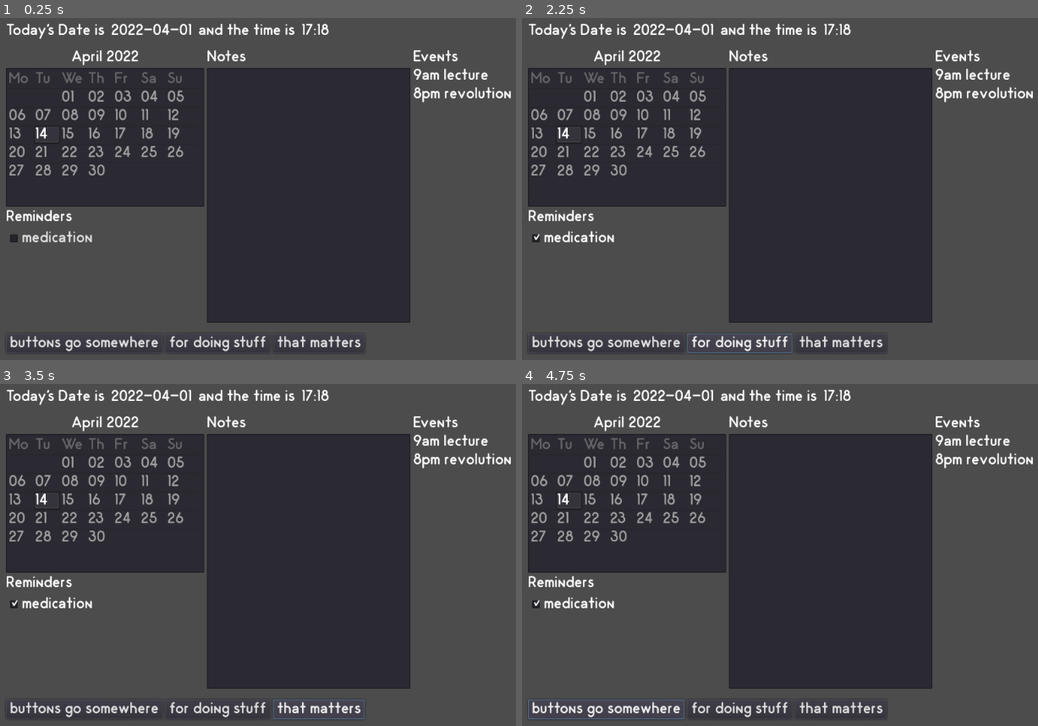
Above: before the commit, frames 1-4 (two rows, left to right).
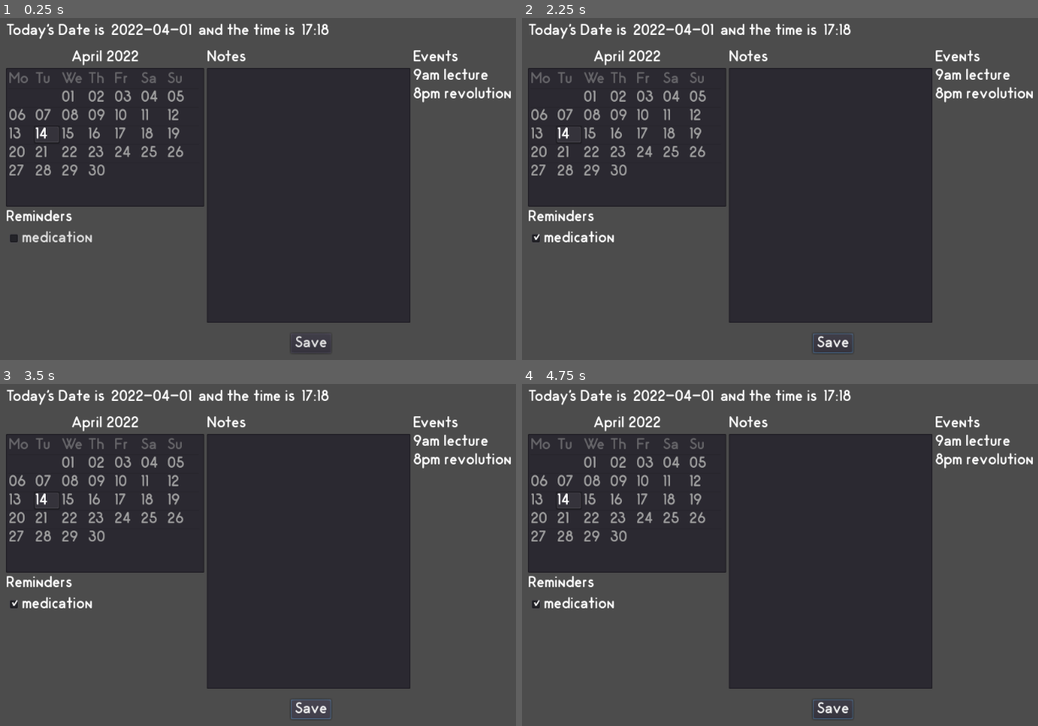
Above: after the commit, the same moments.

Repository: k4gi/planner
Game: Godot game, scene res://Frontpage.tscn
The game is run twice, just before and just after one commit, with the same random seed, the same clock (stepped at 60 frames per second) and the same inputs.
Inputs (mouse positions are in pixels of both pictures, inside the frame that each line leads up to):
- Up to frame 1 (0.25 s): no input
- Up to frame 2 (2.25 s): click "medication" at 0.5 s; click (831, 342) at 1.25 s, where only the run after the commit has a clickable "Save"; click (738, 342) at 2 s, where only the run before the commit has a clickable "for doing stuff"
- Up to frame 3 (3.5 s): click (319, 708) at 2.75 s, where only the run before the commit has a clickable "that matters"
- Up to frame 4 (4.75 s): click (604, 708) at 3.5 s, where only the run before the commit has a clickable "buttons go somewhere"; click (604, 708) at 4.25 s, where only the run before the commit has a clickable "buttons go somewhere"

The runs differ from the first frame. In frame 1, 1.1% of the frame differs, in the area x 1-70%, y 92-98%; in frame 2, 1.2%; in frame 3, 1.1%; in frame 4, 1.2%, in the area x 1-70%, y 92-99%.

Commit message:
organising ui nodes

Diff:
--- a/Frontpage.gd
+++ b/Frontpage.gd
@@ -2,7 +2,7 @@
 
 
 onready var JsonIO = $JsonIO
-onready var Calendar = $MarginContainer/VBoxContainer/HBoxContainer3/VBoxContainer2/Calendar
+onready var Calendar = $Margin/VBox/HBoxBody/VBoxLeft/Calendar
 
 
 var selected_year = 2022
--- a/Frontpage.tscn
+++ b/Frontpage.tscn
@@ -12,7 +12,7 @@
 
 [node name="JsonIO" parent="." instance=ExtResource( 3 )]
 
-[node name="MarginContainer" type="MarginContainer" parent="."]
+[node name="Margin" type="MarginContainer" parent="."]
 anchor_right = 1.0
 anchor_bottom = 1.0
 margin_left = 50.0
@@ -20,61 +20,61 @@
 margin_right = -50.0
 margin_bottom = -50.0
 
-[node name="VBoxContainer" type="VBoxContainer" parent="MarginContainer"]
+[node name="VBox" type="VBoxContainer" parent="Margin"]
 margin_right = 924.0
 margin_bottom = 500.0
 custom_constants/separation = 16
 
-[node name="HBoxContainer" type="HBoxContainer" parent="MarginContainer/VBoxContainer"]
-margin_right = 924.0
-margin_bottom = 24.0
-
-[node name="Label" type="Label" parent="MarginContainer/VBoxContainer/HBoxContainer"]
+[node name="HBoxHeader" type="HBoxContainer" parent="Margin/VBox"]
+margin_right = 924.0
+margin_bottom = 24.0
+
+[node name="Label" type="Label" parent="Margin/VBox/HBoxHeader"]
 margin_right = 155.0
 margin_bottom = 24.0
 text = "Today's Date is "
 
-[node name="Label2" type="Label" parent="MarginContainer/VBoxContainer/HBoxContainer"]
+[node name="Label2" type="Label" parent="Margin/VBox/HBoxHeader"]
 margin_left = 159.0
 margin_right = 281.0
 margin_bottom = 24.0
 text = "2022-04-01"
 
-[node name="Label3" type="Label" parent="MarginContainer/VBoxContainer/HBoxContainer"]
+[node name="Label3" type="Label" parent="Margin/VBox/HBoxHeader"]
 margin_left = 285.0
 margin_right = 443.0
 margin_bottom = 24.0
 text = " and the time is "
 
-[node name="Label4" type="Label" parent="MarginContainer/VBoxContainer/HBoxContainer"]
+[node name="Label4" type="Label" parent="Margin/VBox/HBoxHeader"]
 margin_left = 447.0
 margin_right = 489.0
 margin_bottom = 24.0
 text = "17:18"
 
-[node name="HBoxContainer2" type="HBoxContainer" parent="MarginContainer/VBoxContainer"]
+[node name="HBoxContainer2" type="HBoxContainer" parent="Margin/VBox"]
 visible = false
 margin_top = 40.0
 margin_right = 924.0
 margin_bottom = 92.0
 
-[node name="Spacer" type="Control" parent="MarginContainer/VBoxContainer/HBoxContainer2"]
+[node name="Spacer" type="Control" parent="Margin/VBox/HBoxContainer2"]
 margin_right = 64.0
 margin_bottom = 52.0
 rect_min_size = Vector2( 64, 0 )
 
-[node name="VBoxContainer" type="VBoxContainer" parent="MarginContainer/VBoxContainer/HBoxContainer2"]
+[node name="VBoxContainer" type="VBoxContainer" parent="Margin/VBox/HBoxContainer2"]
 margin_left = 68.0
 margin_right = 924.0
 margin_bottom = 52.0
 
-[node name="Label" type="Label" parent="MarginContainer/VBoxContainer/HBoxContainer2/VBoxContainer"]
+[node name="Label" type="Label" parent="Margin/VBox/HBoxContainer2/VBoxContainer"]
 margin_right = 856.0
 margin_bottom = 24.0
 rect_pivot_offset = Vector2( 256, 49 )
 text = "However difficult life may seem, there is always something you can do and succeed at."
 
-[node name="Label2" type="Label" parent="MarginContainer/VBoxContainer/HBoxContainer2/VBoxContainer"]
+[node name="Label2" type="Label" parent="Margin/VBox/HBoxContainer2/VBoxContainer"]
 margin_top = 28.0
 margin_right = 856.0
 margin_bottom = 52.0
@@ -82,23 +82,23 @@
 text = "-Stephen Hawking"
 align = 2
 
-[node name="HBoxContainer3" type="HBoxContainer" parent="MarginContainer/VBoxContainer"]
+[node name="HBoxBody" type="HBoxContainer" parent="Margin/VBox"]
 margin_top = 40.0
 margin_right = 924.0
 margin_bottom = 454.0
 size_flags_vertical = 3
 
-[node name="VBoxContainer2" type="VBoxContainer" parent="MarginContainer/VBoxContainer/HBoxContainer3"]
-margin_right = 300.0
-margin_bottom = 414.0
-
-[node name="Label" type="Label" parent="MarginContainer/VBoxContainer/HBoxContainer3/VBoxContainer2"]
+[node name="VBoxLeft" type="VBoxContainer" parent="Margin/VBox/HBoxBody"]
+margin_right = 300.0
+margin_bottom = 414.0
+
+[node name="Label" type="Label" parent="Margin/VBox/HBoxBody/VBoxLeft"]
 margin_right = 300.0
 margin_bottom = 24.0
 text = "April 2022"
 align = 1
 
-[node name="Calendar" type="ItemList" parent="MarginContainer/VBoxContainer/HBoxContainer3/VBoxContainer2"]
+[node name="Calendar" type="ItemList" parent="Margin/VBox/HBoxBody/VBoxLeft"]
 margin_top = 28.0
 margin_right = 300.0
 margin_bottom = 238.0
@@ -108,116 +108,107 @@
 same_column_width = true
 fixed_column_width = 36
 
-[node name="ScrollContainer" type="ScrollContainer" parent="MarginContainer/VBoxContainer/HBoxContainer3/VBoxContainer2"]
+[node name="Label2" type="Label" parent="Margin/VBox/HBoxBody/VBoxLeft"]
 margin_top = 242.0
 margin_right = 300.0
-margin_bottom = 414.0
-size_flags_vertical = 3
-
-[node name="VBoxContainer" type="VBoxContainer" parent="MarginContainer/VBoxContainer/HBoxContainer3/VBoxContainer2/ScrollContainer"]
+margin_bottom = 266.0
+text = "Reminders"
+
+[node name="Scroll" type="ScrollContainer" parent="Margin/VBox/HBoxBody/VBoxLeft"]
+margin_top = 270.0
+margin_right = 300.0
+margin_bottom = 414.0
+size_flags_vertical = 3
+
+[node name="VBoxReminders" type="VBoxContainer" parent="Margin/VBox/HBoxBody/VBoxLeft/Scroll"]
 margin_right = 135.0
-margin_bottom = 60.0
-
-[node name="Label" type="Label" parent="MarginContainer/VBoxContainer/HBoxContainer3/VBoxContainer2/ScrollContainer/VBoxContainer"]
+margin_bottom = 32.0
+
+[node name="CheckBox" type="CheckBox" parent="Margin/VBox/HBoxBody/VBoxLeft/Scroll/VBoxReminders"]
 margin_right = 135.0
-margin_bottom = 24.0
-text = "Reminders"
-
-[node name="CheckBox" type="CheckBox" parent="MarginContainer/VBoxContainer/HBoxContainer3/VBoxContainer2/ScrollContainer/VBoxContainer"]
-margin_top = 28.0
-margin_right = 135.0
-margin_bottom = 60.0
+margin_bottom = 32.0
 text = "medication"
 
-[node name="VBoxContainer" type="VBoxContainer" parent="MarginContainer/VBoxContainer/HBoxContainer3"]
+[node name="VBoxCentre" type="VBoxContainer" parent="Margin/VBox/HBoxBody"]
 margin_left = 304.0
 margin_right = 612.0
 margin_bottom = 414.0
 size_flags_horizontal = 3
 
-[node name="Label" type="Label" parent="MarginContainer/VBoxContainer/HBoxContainer3/VBoxContainer"]
+[node name="Label" type="Label" parent="Margin/VBox/HBoxBody/VBoxCentre"]
 margin_right = 308.0
 margin_bottom = 24.0
 text = "Notes"
 
-[node name="Label2" type="Label" parent="MarginContainer/VBoxContainer/HBoxContainer3/VBoxContainer"]
+[node name="Label2" type="Label" parent="Margin/VBox/HBoxBody/VBoxCentre"]
+visible = false
+margin_top = 28.0
+margin_right = 342.0
+margin_bottom = 52.0
+text = "What appointments do you have?"
+
+[node name="Label3" type="Label" parent="Margin/VBox/HBoxBody/VBoxCentre"]
 visible = false
 margin_right = 502.0
 margin_bottom = 24.0
-text = "What appointments do you have?"
-
-[node name="Label3" type="Label" parent="MarginContainer/VBoxContainer/HBoxContainer3/VBoxContainer"]
+text = "Chores that need doing?"
+
+[node name="Label4" type="Label" parent="Margin/VBox/HBoxBody/VBoxCentre"]
 visible = false
 margin_right = 502.0
 margin_bottom = 24.0
-text = "Chores that need doing?"
-
-[node name="Label4" type="Label" parent="MarginContainer/VBoxContainer/HBoxContainer3/VBoxContainer"]
-visible = false
-margin_right = 502.0
-margin_bottom = 24.0
 text = "What's the current dev project? How's that going?"
 
-[node name="TextEdit" type="TextEdit" parent="MarginContainer/VBoxContainer/HBoxContainer3/VBoxContainer"]
-margin_top = 28.0
-margin_right = 308.0
-margin_bottom = 414.0
-size_flags_vertical = 3
-
-[node name="VBoxContainer3" type="VBoxContainer" parent="MarginContainer/VBoxContainer/HBoxContainer3"]
+[node name="TextEdit" type="TextEdit" parent="Margin/VBox/HBoxBody/VBoxCentre"]
+margin_top = 28.0
+margin_right = 308.0
+margin_bottom = 414.0
+size_flags_vertical = 3
+
+[node name="VBoxRight" type="VBoxContainer" parent="Margin/VBox/HBoxBody"]
 margin_left = 616.0
 margin_right = 924.0
 margin_bottom = 414.0
 rect_min_size = Vector2( 200, 0 )
 size_flags_horizontal = 3
 
-[node name="Label" type="Label" parent="MarginContainer/VBoxContainer/HBoxContainer3/VBoxContainer3"]
+[node name="Label" type="Label" parent="Margin/VBox/HBoxBody/VBoxRight"]
 margin_right = 308.0
 margin_bottom = 24.0
 text = "Events"
 
-[node name="ScrollContainer" type="ScrollContainer" parent="MarginContainer/VBoxContainer/HBoxContainer3/VBoxContainer3"]
+[node name="Scroll" type="ScrollContainer" parent="Margin/VBox/HBoxBody/VBoxRight"]
 margin_top = 28.0
 margin_right = 308.0
 margin_bottom = 414.0
 size_flags_horizontal = 3
 size_flags_vertical = 3
 
-[node name="VBoxContainer" type="VBoxContainer" parent="MarginContainer/VBoxContainer/HBoxContainer3/VBoxContainer3/ScrollContainer"]
+[node name="VBoxEvents" type="VBoxContainer" parent="Margin/VBox/HBoxBody/VBoxRight/Scroll"]
 margin_right = 149.0
 margin_bottom = 52.0
 
-[node name="Label2" type="Label" parent="MarginContainer/VBoxContainer/HBoxContainer3/VBoxContainer3/ScrollContainer/VBoxContainer"]
+[node name="Label2" type="Label" parent="Margin/VBox/HBoxBody/VBoxRight/Scroll/VBoxEvents"]
 margin_right = 149.0
 margin_bottom = 24.0
 text = "9am lecture"
 
-[node name="Label3" type="Label" parent="MarginContainer/VBoxContainer/HBoxContainer3/VBoxContainer3/ScrollContainer/VBoxContainer"]
+[node name="Label3" type="Label" parent="Margin/VBox/HBoxBody/VBoxRight/Scroll/VBoxEvents"]
 margin_top = 28.0
 margin_right = 149.0
 margin_bottom = 52.0
 text = "8pm revolution"
 
-[node name="HBoxContainer4" type="HBoxContainer" parent="MarginContainer/VBoxContainer"]
+[node name="HBoxFooter" type="HBoxContainer" parent="Margin/VBox"]
 margin_top = 470.0
 margin_right = 924.0
 margin_bottom = 500.0
 
-[node name="Button" type="Button" parent="MarginContainer/VBoxContainer/HBoxContainer4"]
-margin_right = 237.0
+[node name="ButtonSave" type="Button" parent="Margin/VBox/HBoxFooter"]
+margin_left = 431.0
+margin_right = 492.0
 margin_bottom = 30.0
-text = "buttons go somewhere"
-
-[node name="Button2" type="Button" parent="MarginContainer/VBoxContainer/HBoxContainer4"]
-margin_left = 241.0
-margin_right = 400.0
-margin_bottom = 30.0
-text = "for doing stuff"
-
-[node name="Button3" type="Button" parent="MarginContainer/VBoxContainer/HBoxContainer4"]
-margin_left = 404.0
-margin_right = 543.0
-margin_bottom = 30.0
-text = "that matters"
-
-[connection signal="item_selected" from="MarginContainer/VBoxContainer/HBoxContainer3/VBoxContainer2/Calendar" to="." method="_on_Calendar_item_selected"]
+size_flags_horizontal = 6
+text = "Save"
+
+[connection signal="item_selected" from="Margin/VBox/HBoxBody/VBoxLeft/Calendar" to="." method="_on_Calendar_item_selected"]
--- a/jsonio/JsonIO.tscn
+++ b/jsonio/JsonIO.tscn
@@ -7,13 +7,11 @@
 script = ExtResource( 1 )
 
 [node name="ConfirmationDialog" type="ConfirmationDialog" parent="."]
-visible = true
 margin_right = 200.0
 margin_bottom = 70.0
 rect_min_size = Vector2( 150, 52.5 )
 window_title = "File exists, overwrite?"
 
 [node name="AcceptDialog" type="AcceptDialog" parent="."]
-visible = true
 margin_right = 83.0
 margin_bottom = 58.0
